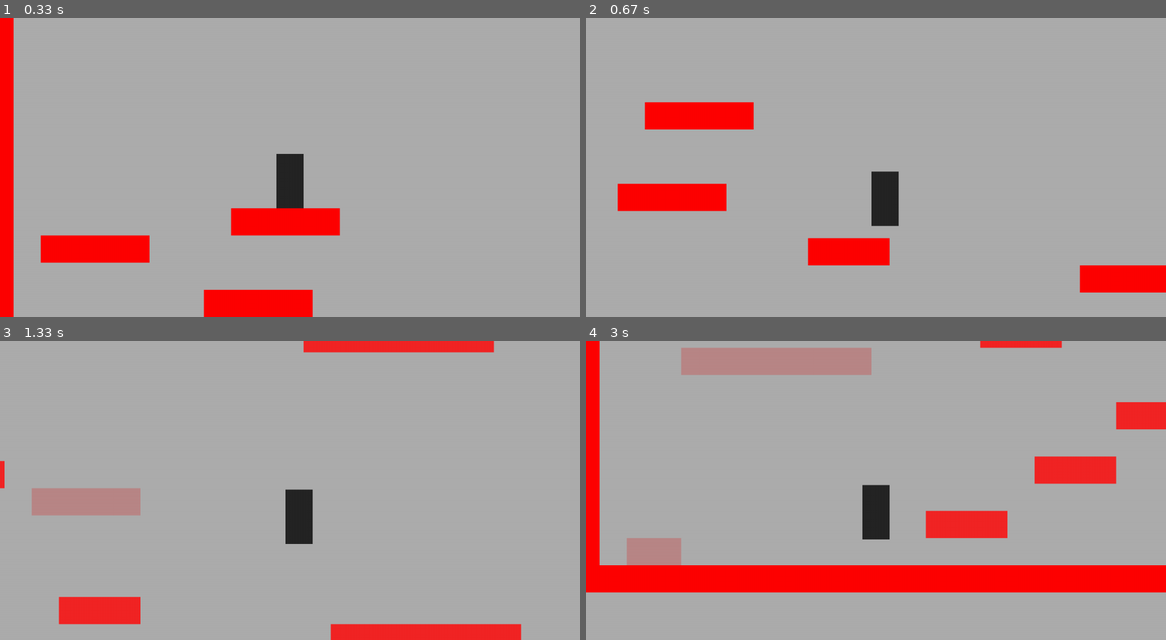
Above: before the commit, frames 1-4 (two rows, left to right).
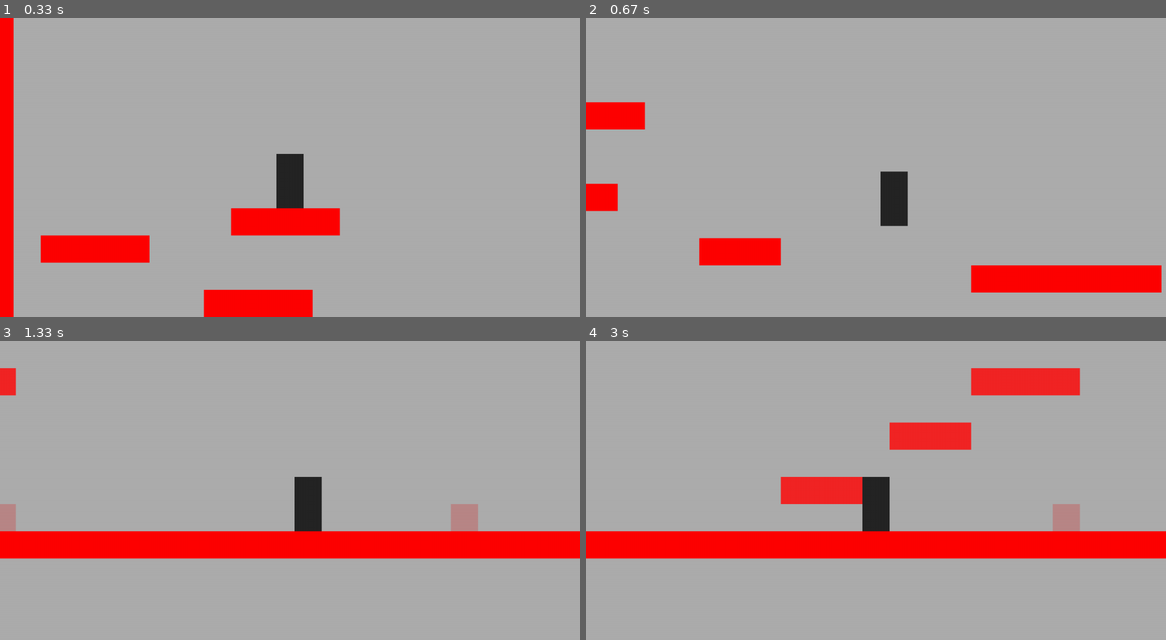
Above: after the commit, the same moments.

Repository: Alecsandr-Medvedev/pygame-project
Game: pygame game, started from scripts/game.py
Same seed, same stepped clock (60 frames per second), same inputs: the game is played once before the commit and once after it.
Inputs:
- Up to frame 1 (0.33 s): no input
- Up to frame 2 (0.67 s): hold D from 0.33 s (still down)
- Up to frame 3 (1.33 s): release D at 0.8 s; hold W 0.83-1.13 s; tap Z at 0.9, 1.23 s; hold D from 1.17 s (still down)
- Up to frame 4 (3 s): tap Z at 1.53, 1.73, 2.03, 2.3, 2.63, 2.93 s; release D at 1.63 s; hold A 1.67-2.2 s; hold S 2.23-2.53 s; hold A 2.57-2.97 s

Frame 1 is identical in both runs. In frame 2, 9.9% of the frame differs, in the area x 0-100%, y 28-92%; in frame 3, 17%; in frame 4, 31%, in the area x 0-100%, y 0-85%.

Commit message:
Начало

Diff:
--- a/data/levels/level1/surface2.txt
+++ b/data/levels/level1/surface2.txt
@@ -26,5 +26,5 @@
 10000000000000000000000000000000000000000000000001
 10000000000000000000000000000000000000000000000001
 10000000000000000000000000000000000000000000000001
-10440000000000000000000400000000000000000000000001
+10000000000000000000000400000000000000004000000001
 11111111111111111111111111111111111111111111111111
--- a/scripts/classes.py
+++ b/scripts/classes.py
@@ -1,7 +1,7 @@
 import pygame
 
-from constants import SPEED_PLAYER, SPEEDJUMP_PLAYER, SIZE_PLAYER, POS_PLAYER, GRAVITY, \
-    CELL_H, CELL_W, WIDTH, HEIGHT, PLATFORM_SPEED, PLATFORM_SIZE, all_sprites, walls, boxes
+from constants import SPEED_PLAYER, SPEEDJUMP_PLAYER, SIZE_PLAYER, POS_PLAYER, PUSH, MAX_SPEED, GRAVITY, FRICTION, \
+    CELL_H, CELL_W, WIDTH, HEIGHT, PLATFORM_SPEED, PLATFORM_SIZE, all_sprites, boxes
 
 
 # Создание игрока
@@ -25,11 +25,15 @@
             if self.onGround:
                 self.speedy = -self.speed_jump # Если прыжок и мы на земле к скорости по y добавляется энергия
         if left:
-            self.speedx = -self.speed # Если влево к скорости по x добавляется энергия
+            self.speedx += -self.speed # Если влево к скорости по x добавляется энергия
         if right:
-            self.speedx = self.speed # Если вправо к скорости по x добавляется энергия
-        if not (left or right):
-            self.speedx = 0 # Если не вправо и не влево стоять
+            self.speedx += self.speed # Если вправо к скорости по x добавляется энергия
+        if self.speedx > 0:
+            self.speedx -= FRICTION
+        elif self.speedx < 0:
+            self.speedx += FRICTION # Торможение
+        if abs(self.speedx) < FRICTION:
+            self.speedx = 0 # Для предотвращения дергания
         if not self.onGround:
             self.speedy += GRAVITY # Если мы не наземле мы падаем
         if self.box and omit:
@@ -37,6 +41,11 @@
             all_sprites.add(self.box)
             boxes.add(self.box)
             self.box = None
+        if abs(self.speedx) > MAX_SPEED:
+            if self.speedx > 0:
+                self.speedx = MAX_SPEED
+            if self.speedx < 0:
+                self.speedx = -MAX_SPEED
 
         self.onGround = False
 
@@ -69,13 +78,16 @@
 
     def collide(self, speedx, speedy, walls):
         collide_walls = pygame.sprite.spritecollide(self, walls, False)
-        for p in collide_walls: # проходимся по стенам с которыми произошла колизия
+        if collide_walls: # проходимся по стенам с которыми произошла колизия
+            p = collide_walls[0]
             # Если скорость была меньше 0 то равняемся по левому краю стены
             if speedx > 0:
                 self.rect.right = p.rect.left
+                self.speedx -= PUSH
             # Если скорость была больше 0 то равняемся по правому краю стены
-            if speedx < 0:
+            elif speedx < 0:
                 self.rect.left = p.rect.right
+                self.speedx += PUSH
             # Если скорость была больше 0 то равняемся по верхнему краю стены и говорим что мы на земле
             if speedy > 0:
                 self.rect.bottom = p.rect.top
@@ -177,9 +189,8 @@
 
     def push_me(self, shift_x, shift_y):
         posx = (self.rect.x - shift_x) // CELL_W
-        repaint_map('level1/surface2.txt',
-                    (posx, (self.last_pos_y - shift_y) // CELL_H),
-                    (posx, (self.rect.y - shift_y) // CELL_H), 0)
+        posy = (self.rect.y - shift_y) // CELL_H
+        repaint_map('level1/surface2.txt', (posx, posy), (posx, posy), 0)
 
 
 def repaint_map(map, pos1, pos2, type):
--- a/scripts/constants.py
+++ b/scripts/constants.py
@@ -5,6 +5,7 @@
 infoObject = pygame.display.Info()
 WIDTH = infoObject.current_w
 HEIGHT = infoObject.current_h
+FRICTION = 3
 CELL_W = 60
 CELL_H = 60
 FPS = 60
@@ -26,11 +27,12 @@
 fantom_screen = fantom_screen.convert(screen)
 fantom_screen.set_alpha(50)
 # Параметры игрока
-SPEED_PLAYER = 20
+SPEED_PLAYER = 8
 SPEEDJUMP_PLAYER = 50
 SIZE_PLAYER = (CELL_W, CELL_H * 2)
 POS_PLAYER = WIDTH // 2, HEIGHT // 2
-MAX_SPEED = 30
+MAX_SPEED = 40
+PUSH = FRICTION * 3
 # Параметры платформы
 PLATFORM_SPEED = CELL_W // 6
 PLATFORM_SIZE = (CELL_W * 5, CELL_H)
--- a/scripts/game.py
+++ b/scripts/game.py
@@ -66,7 +66,6 @@
                 if el == 4:
                     box = Box(pos)
                     all_sprites.add(box)
-                    # walls.add(box)
                     boxes.add(box)
             else:
                 count -= 1
@@ -165,6 +164,7 @@
         platforms.update()
         collision_box = pygame.sprite.spritecollide(player, boxes, False)
         if collision_box and not player.box and get_box:
+            load_fantom_level(level - 1)
             player.box = collision_box[0]
             collision_box[0].push_me(*return_shift())
             collision_box[0].kill()
